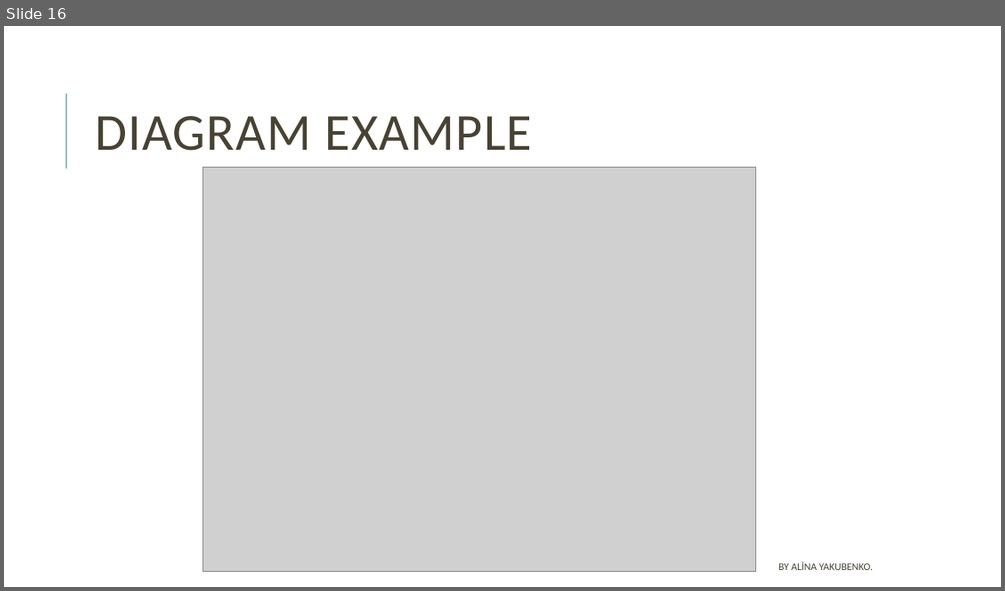
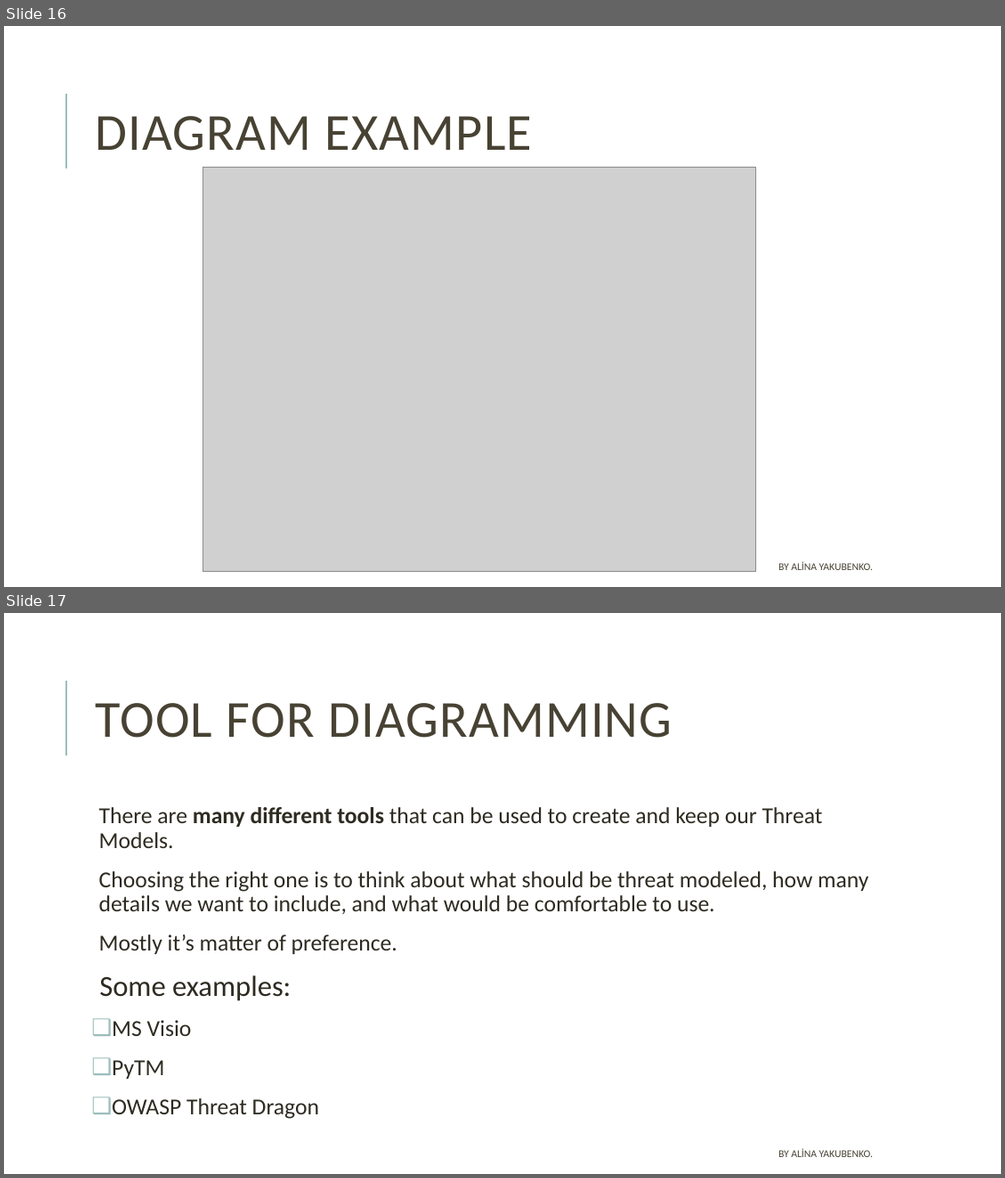
Before and after one commit to alinayakubenko/appsec-docs, a slide deck: Threat_modeling_Introduction.pptx. Shown one above the other, each under a label of ours: slide 16 before the commit, slides 16 and 17 after it. The pictures are 1005x591 and 1005x1178 pixels, drawn with LibreOffice and Linux fonts; fonts in the diff are those of the drawing; grey boxes stand for pictures. Boxes give left, top, right and bottom in pixels: in the first picture for what was removed or moved away, otherwise in the second. Text is boxed around its words. In the diff, an @@ line names an element or a change of style, - is before the commit and + after.

Commit message:
updated presentation

```diff
--- a/Threat_modeling_Introduction.pptx
+++ b/Threat_modeling_Introduction.pptx
@@ slide 17 added at (4, 613, 1001, 1174), background #FFFFFF; not listed: 1 template element that a slide beside it also shows @@
@@ title added at (95, 703, 672, 738), 50 pt, text #474233 @@
+TOOL FOR DIAGRAMMING
@@ text added at (99, 807, 868, 1119), 22 pt, text #2E2B21 @@
+  There are many different tools that can be used to create and keep our Threat Models.
+  Choosing the right one is to think about what should be threat modeled, how many details we want to include, and what would be comfortable to use.
+  Mostly it’s matter of preference.
+  Some examples:
+❑ MS Visio
+❑ PyTM
+❑ OWASP Threat Dragon
@@ text added at (778, 1150, 873, 1157), 10 pt, text #474233 @@
+BY ALINA YAKUBENKO.
```
